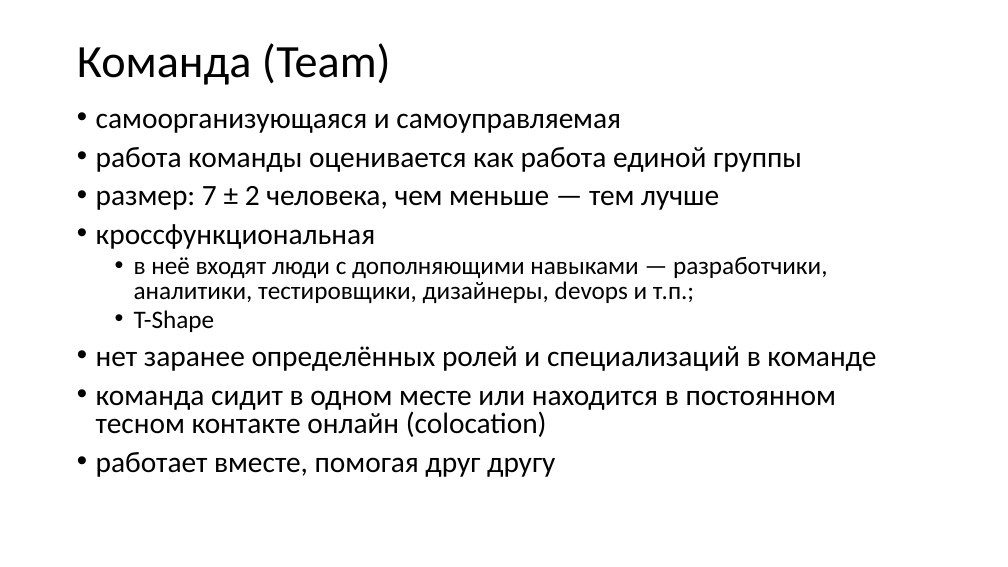
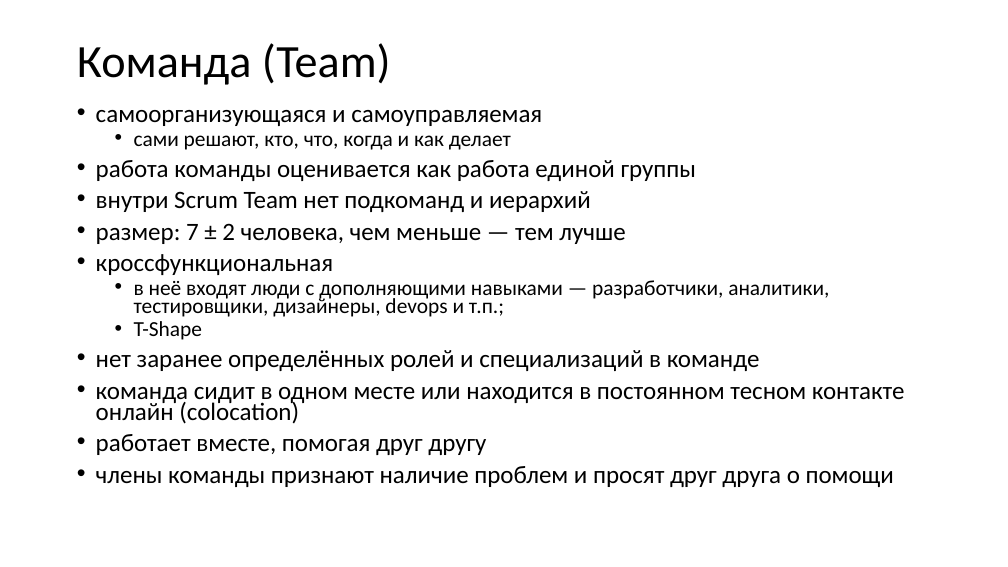
Before and after one commit to xtrueman/soft_dev_mgmt_course, a slide deck: slide 12 of slides/01-SCRUM.pptx. Drawn at 1008x567 pixels with LibreOffice and Linux fonts; fonts in the diff are those of the drawing. Boxes give left, top, right and bottom in pixels: in the first picture for what was removed or moved away, otherwise in the second. Text is boxed around its words. In the diff, an @@ line names an element or a change of style, - is before the commit and + after.

```diff
--- a/slides/01-SCRUM.pptx
+++ b/slides/01-SCRUM.pptx
@@ text at [96, 110, 905, 455]: size 28 to 23.8 pt in "самоорганизующаяся и самоуправляемая", "работа команды оценивается как работа единой группы", "размер: 7 ± 2 человека, чем меньше ...", "кроссфункциональная" and 3 more places; size 24 to 20.4 pt in "в неё входят люди с дополняющими навыками ...", "T-Shape"; line spacing 0.8 to 0.7 @@
@@ text at [134, 135, 511, 150]: paragraph added @@
+  • сами решают, кто, что, когда и как делает
@@ text at [96, 191, 591, 212]: paragraph added @@
+• внутри Scrum Team нет подкоманд и иерархий
@@ text at [96, 466, 894, 487]: paragraph added @@
+• члены команды признают наличие проблем и просят друг друга о помощи
```
Also in this commit, not shown: 1 other slide changed, 12 slides added, 6 other files.
